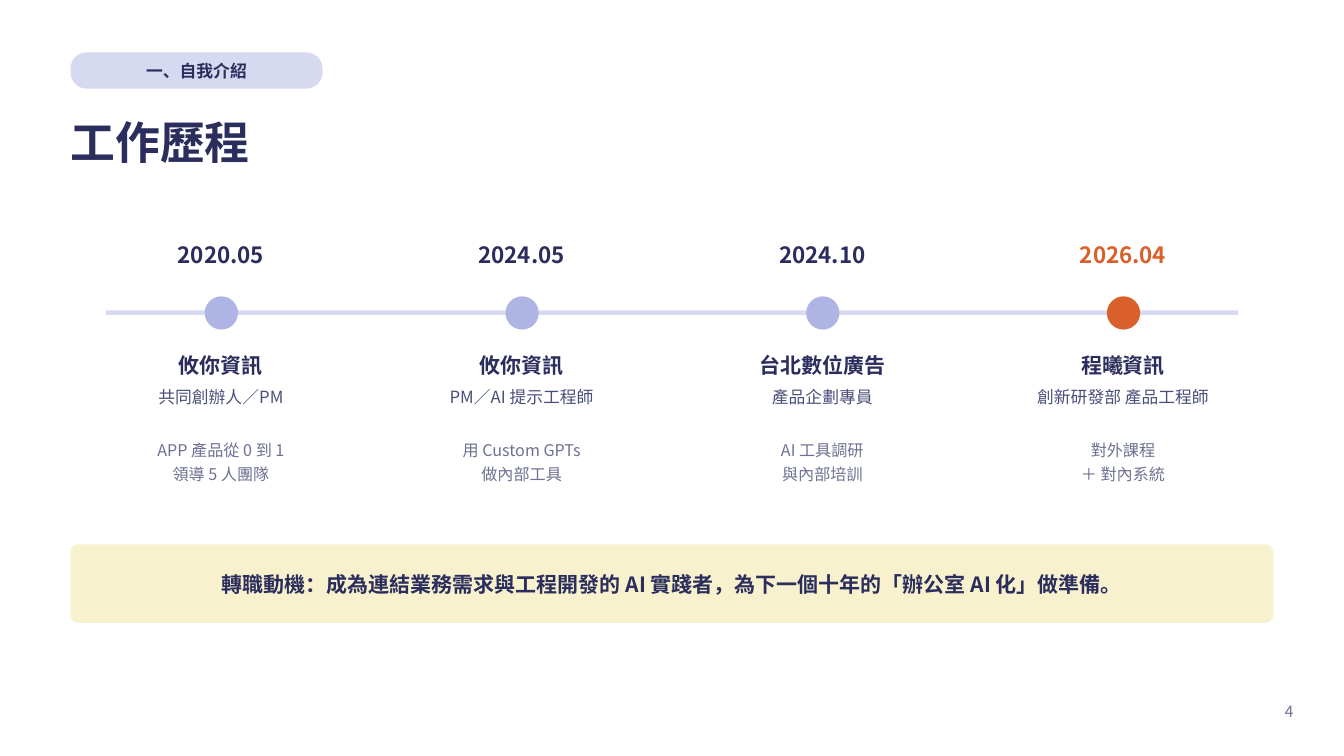
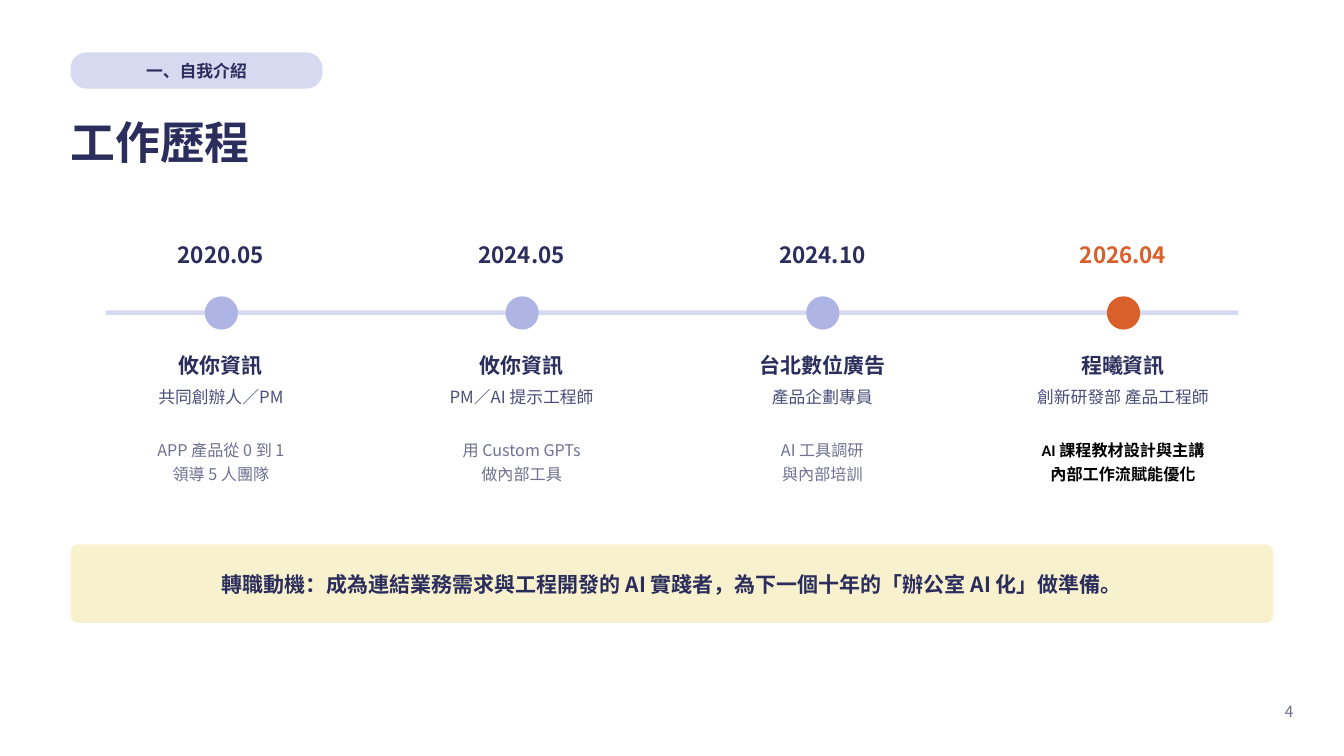
Before and after one commit to kirihuang-bit/freshman-report, a slide deck: slide 4 of 黃家朗新人報告.pptx. Drawn at 1344x756 pixels with LibreOffice and Linux fonts; fonts in the diff are those of the drawing. Boxes give left, top, right and bottom in pixels: in the first picture for what was removed or moved away, otherwise in the second. Text is boxed around its words. In the diff, an @@ line names an element or a change of style, - is before the commit and + after.

```diff
--- a/黃家朗新人報告.pptx
+++ b/黃家朗新人報告.pptx
@@ text at [1042,442,1204,482]: text changed; font Noto Sans CJK SC to Calibri; text colour #6E7191 to #000000; bold on @@
-對外課程
-＋ 對內系統
+AI 課程教材設計與主講
+內部工作流賦能優化
```
Also in this commit, not shown: 12 other slides changed, 4 slides removed, 3 other files.
